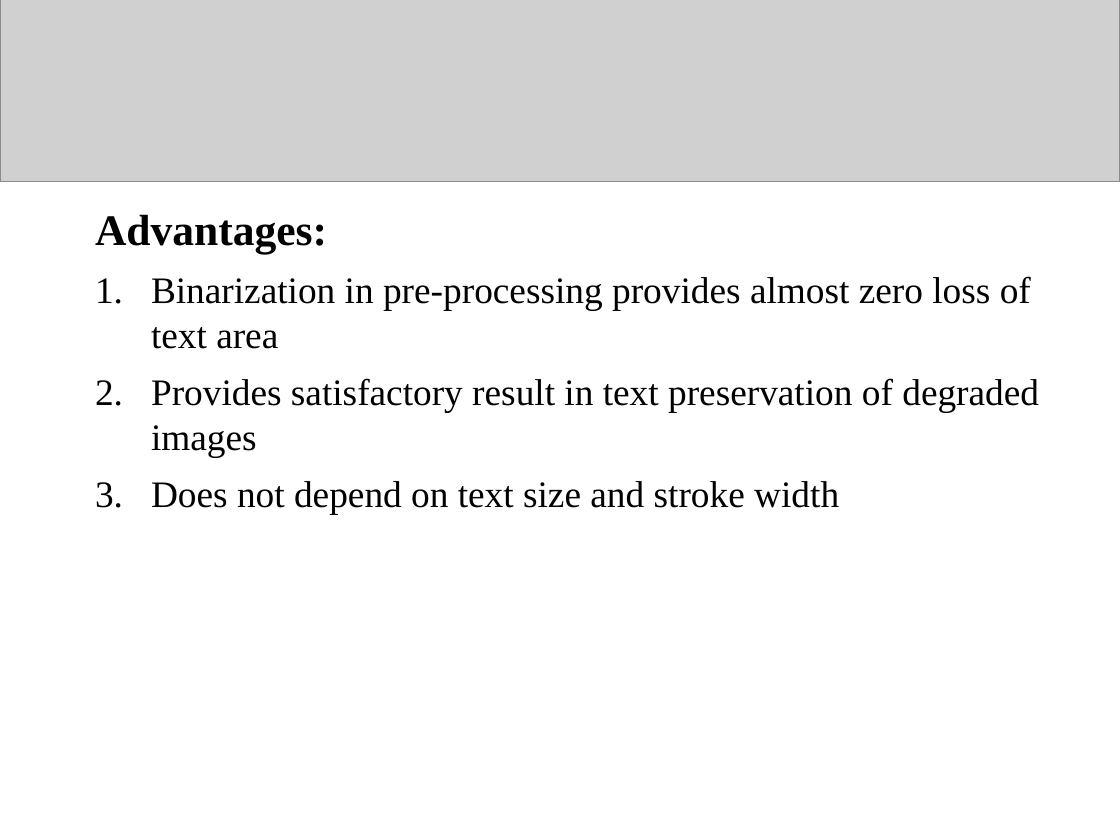
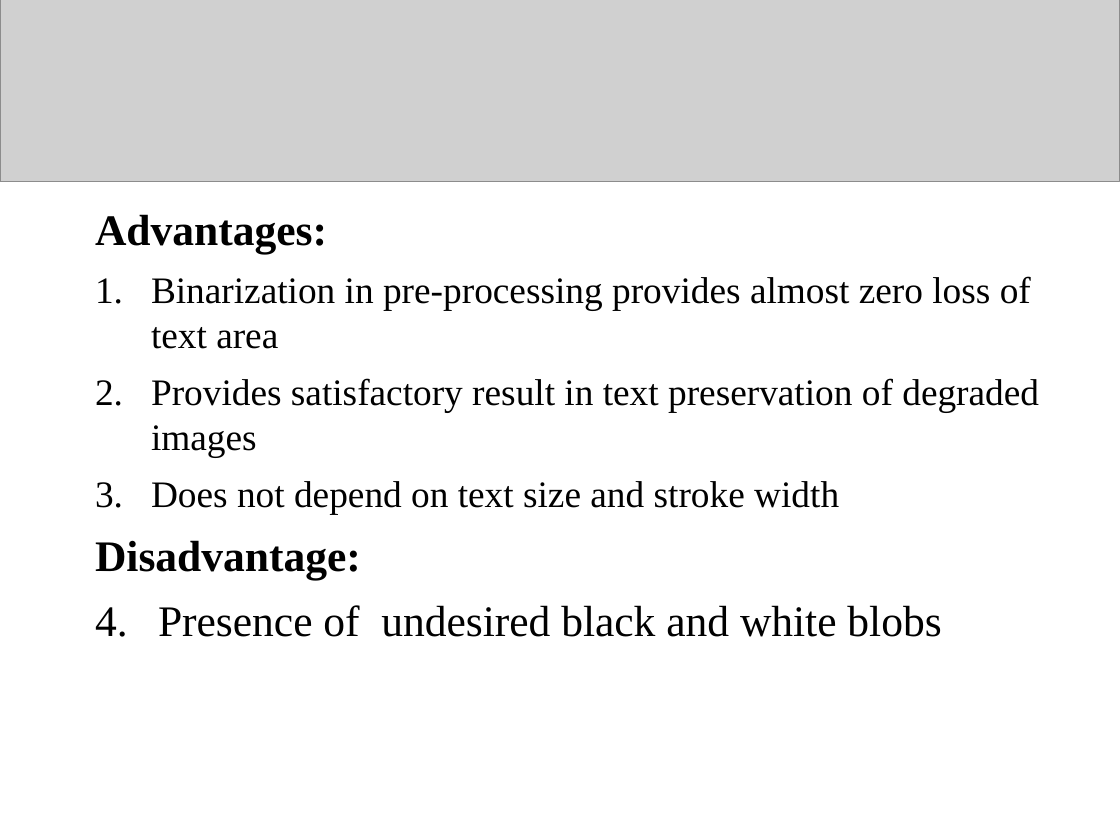
Before and after one commit to sreeragrnandan/Design-Project, a slide deck: slide 10 of DP G7 first review.pptx. Drawn at 1120x840 pixels with LibreOffice and Linux fonts; fonts in the diff are those of the drawing; grey boxes stand for pictures. Boxes give left, top, right and bottom in pixels: in the first picture for what was removed or moved away, otherwise in the second. Text is boxed around its words. In the diff, an @@ line names an element or a change of style, - is before the commit and + after.

```diff
--- a/DP G7 first review.pptx
+++ b/DP G7 first review.pptx
@@ text at <box>95,540,941,637</box>: paragraphs added @@
+Disadvantage:
+1. Presence of undesired black and white blobs
```
Also in this commit, not shown: 9 other slides changed, 2 slides added, 3 slides removed, 1 other file.
